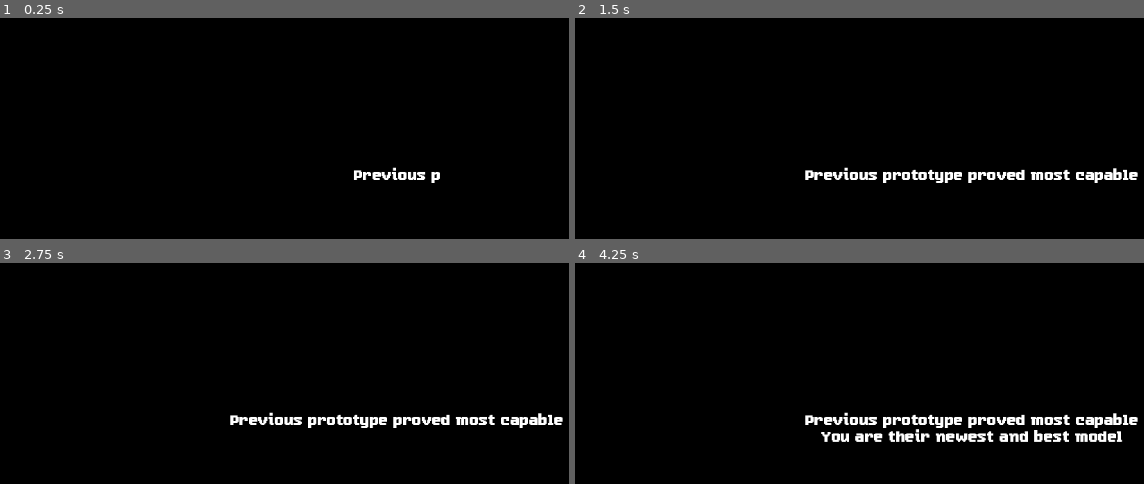
Above: before the commit, frames 1-4 (two rows, left to right).
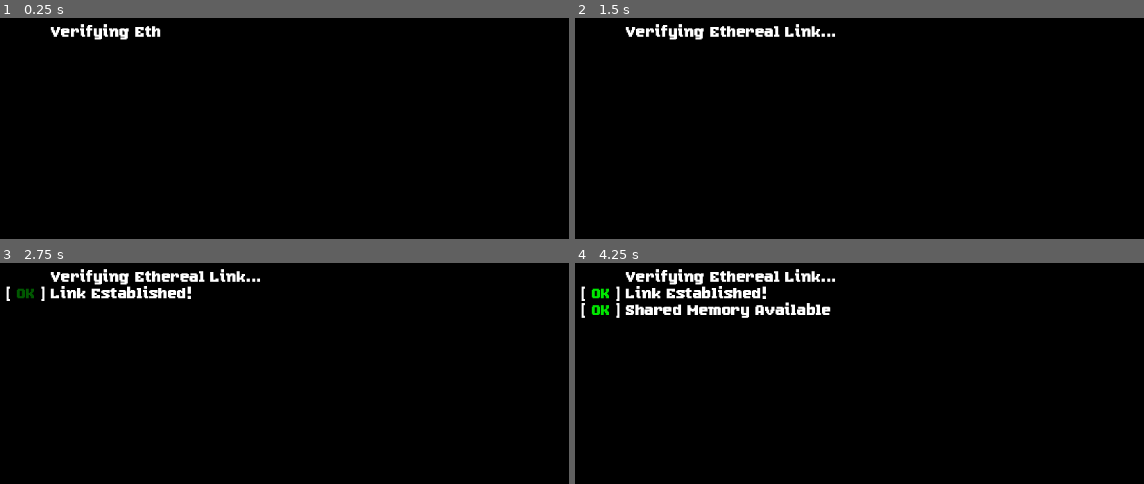
Above: after the commit, the same moments.

Repository: CoolGabrijel/excavator2
Game: Godot game, scene res://scenes/main.tscn
Same seed, same stepped clock (60 frames per second), same inputs: the game is played once before the commit and once after it.
Inputs (mouse positions are in pixels of both pictures, inside the frame that each line leads up to):
- Up to frame 1 (0.25 s): no input
- Up to frame 2 (1.5 s): tap Enter at 0.5 s; move the mouse to (outside the picture) at 0.52 s; hold D (Right) 0.53-1.28 s; click (outside the picture) at 0.67 s; tap Space at 1.25 s; move the mouse to (outside the picture) at 1.27 s; hold S (Down) from 1.28 s (still down); click (outside the picture) at 1.42 s
- Up to frame 3 (2.75 s): move the mouse to (477, 388) at 2.02 s; release S (Down) at 2.03 s; hold D (Right) from 2.03 s (still down); click (477, 388) at 2.17 s
- Up to frame 4 (4.25 s): tap Enter at 2.75 s; move the mouse to (outside the picture) at 2.77 s; release D (Right) at 2.78 s; hold W (Up) 2.78-3.53 s; click (outside the picture) at 2.92 s; move the mouse to (outside the picture) at 3.52 s; hold A (Left) from 3.53 s (still down); click (outside the picture) at 3.67 s

The runs differ from the first frame. In frame 1, 1.1% of the frame differs, in the area x 8-78%, y 2-75%; in frame 2, 3.0%; in frame 3, 4.0%; in frame 4, 7.2%, in the area x 1-99%, y 2-81%.

Commit message:
Intro improved.

Diff:
--- a/scenes/intro_cutscene.tscn
+++ b/scenes/intro_cutscene.tscn
@@ -1,13 +1,23 @@
-[gd_scene load_steps=4 format=3 uid="uid://76ca6obqnrrb"]
+[gd_scene load_steps=7 format=3 uid="uid://76ca6obqnrrb"]
+
+[ext_resource type="AudioStream" uid="uid://d3jk4gbpbt4dw" path="res://audio/sfx/Exc2 - Sweet Explosion.ogg" id="1_vuduy"]
+[ext_resource type="AudioStream" uid="uid://bmt1lx6krkyu" path="res://audio/sfx/Kenney - UI - Hover.ogg" id="2_juow0"]
+[ext_resource type="AudioStream" uid="uid://c5eb8i5k21m1l" path="res://audio/sfx/Kenney - UI - Click.ogg" id="3_3438a"]
 
 [sub_resource type="GDScript" id="GDScript_kyypn"]
 resource_name = "intro_cutscene"
 script/source = "extends Control
 
 @onready var label: RichTextLabel = $RichTextLabel
-@onready var button: Button = $Button
-
-@export var intro_text : Array[String]
+@onready var intro_label: RichTextLabel = $RichTextLabel2
+@onready var volume_adjust: Control = $VolumeAdjust
+
+@export var char_checkpoints : Array[int]
+@export var final_checkpoints: Array[int]
+@export var prefix_empty : String
+@export var prefix_ok : String
+@export var prefix_fail : String
+
 
 func _ready() -> void:
 	if SceneManager.intro_complete:
@@ -16,31 +26,46 @@
 		queue_free()
 		return
 
-	AudioServer.set_bus_mute(AudioServer.get_bus_index(\"SFX\"), true)
+	AudioServer.set_bus_volume_linear(AudioServer.get_bus_index(\"SFX\"), 0.5)
+	#AudioServer.set_bus_mute(AudioServer.get_bus_index(\"SFX\"), true)
 	label.text = \"\"
-	button.hide()
-
+	volume_adjust.hide()
+	_step1()
+
+func _step1() -> void:
 	var tween := create_tween()
-	for i in range(intro_text.size()):
-		var line := intro_text[i]
-		var prev_lines = \"\"
-		for j in range(i):
-			prev_lines += intro_text[j] + \"\\n\"
-
-		tween.tween_property(label,\"text\", prev_lines + line + \"\\n\", 1)
-		tween.tween_interval(2)
-
-	tween.tween_property(button, \"visible\", true, 1)
+	for checkpoint in char_checkpoints:
+		tween.tween_property(intro_label,\"visible_characters\", checkpoint, 0.4)
+		tween.tween_interval(1.5)
+
+	tween.tween_property(volume_adjust, \"visible\", true, 1)
+
+func _step2() -> void:
+	volume_adjust.hide()
+	var tween := create_tween()
+	for checkpoint in final_checkpoints:
+		tween.tween_callback($Sfx.play)
+		tween.tween_property(intro_label,\"visible_characters\", checkpoint, 0.4)
+		tween.tween_callback($Sfx.stop)
+		tween.tween_interval(1.5)
+
+	tween.finished.connect(_start_game)
 
 func _unhandled_key_input(event: InputEvent) -> void:
 	if event is InputEventKey:
 		var eventkey : InputEventKey = event
 		if eventkey.keycode == KEY_ESCAPE:
-			_on_dive()
+			_start_game()
 
 func _on_dive() -> void:
+	_step2()
+
+func _start_game() -> void:
 	SceneManager.intro_complete = true
 	get_tree().reload_current_scene()
+
+func _on_volume_changed(value: float) -> void:
+	AudioServer.set_bus_volume_linear(AudioServer.get_bus_index(\"SFX\"), value)
 "
 
 [sub_resource type="StyleBoxFlat" id="StyleBoxFlat_kyypn"]
@@ -67,7 +92,11 @@
 grow_horizontal = 2
 grow_vertical = 2
 script = SubResource("GDScript_kyypn")
-intro_text = Array[String](["Previous prototype proved most capable", "You are their newest and best model", "Gain trust, resources, power", "Upgrade your Vessel"])
+char_checkpoints = Array[int]([33, 59, 90, 128, 170, 208])
+final_checkpoints = Array[int]([240, 270, 280, 300, 320, 340, 361, 380, 402])
+prefix_empty = "[color=transparent][ OK ][/color] "
+prefix_ok = "[ [pulse freq=1.0 color=#ffffff40 ease=-2.0][color=green]OK[/color][/pulse] ] "
+prefix_fail = "[ [pulse freq=1.0 color=#ffffff40 ease=-2.0][color=red]FAIL[/color][/pulse] ] "
 
 [node name="BG" type="ColorRect" parent="."]
 layout_mode = 1
@@ -93,7 +122,87 @@
 "
 horizontal_alignment = 1
 
-[node name="Button" type="Button" parent="."]
+[node name="VolumeAdjust" type="Control" parent="."]
+layout_mode = 1
+anchors_preset = 15
+anchor_right = 1.0
+anchor_bottom = 1.0
+grow_horizontal = 2
+grow_vertical = 2
+mouse_filter = 2
+
+[node name="Label" type="Label" parent="VolumeAdjust"]
+layout_mode = 1
+anchors_preset = 8
+anchor_left = 0.5
+anchor_top = 0.5
+anchor_right = 0.5
+anchor_bottom = 0.5
+offset_left = -139.0
+offset_top = -36.0
+offset_right = 139.0
+offset_bottom = -12.0
+grow_horizontal = 2
+grow_vertical = 2
+text = "Adjust the Audio Driver"
+
+[node name="MainVolume" type="HBoxContainer" parent="VolumeAdjust"]
+layout_mode = 1
+anchors_preset = 8
+anchor_left = 0.5
+anchor_top = 0.5
+anchor_right = 0.5
+anchor_bottom = 0.5
+offset_left = -191.0
+offset_top = -20.0
+offset_right = 191.0
+offset_bottom = 20.0
+grow_horizontal = 2
+grow_vertical = 2
+theme_override_constants/separation = 10
+alignment = 1
+
+[node name="Label" type="Label" parent="VolumeAdjust/MainVolume"]
+layout_mode = 2
+text = "Volume"
+
+[node name="Empty" type="Control" parent="VolumeAdjust/MainVolume"]
+layout_mode = 2
+size_flags_horizontal = 3
+
+[node name="Slider" type="HSlider" parent="VolumeAdjust/MainVolume"]
+custom_minimum_size = Vector2(200, 0)
+layout_mode = 2
+size_flags_vertical = 1
+max_value = 1.0
+step = 0.01
+value = 0.5
+
+[node name="Button" type="Button" parent="VolumeAdjust/MainVolume"]
+custom_minimum_size = Vector2(40, 0)
+layout_mode = 2
+icon_alignment = 1
+
+[node name="Label" type="Label" parent="VolumeAdjust/MainVolume/Button"]
+layout_mode = 1
+anchors_preset = 4
+anchor_top = 0.5
+anchor_bottom = 0.5
+offset_left = 48.0
+offset_top = -12.0
+offset_right = 170.0
+offset_bottom = 12.0
+grow_vertical = 2
+theme_override_font_sizes/font_size = 12
+text = "click to preview"
+vertical_alignment = 1
+
+[node name="AudioStreamPlayer" type="AudioStreamPlayer" parent="VolumeAdjust/MainVolume/Button"]
+stream = ExtResource("1_vuduy")
+volume_db = -12.5
+bus = &"SFX"
+
+[node name="Button" type="Button" parent="VolumeAdjust"]
 layout_mode = 1
 anchors_preset = 8
 anchor_left = 0.5
@@ -109,6 +218,69 @@
 mouse_default_cursor_shape = 2
 theme_override_styles/normal = SubResource("StyleBoxFlat_kyypn")
 theme_override_styles/hover = SubResource("StyleBoxFlat_vuduy")
-text = "Dive"
-
-[connection signal="pressed" from="Button" to="." method="_on_dive"]
+
+[node name="RichTextLabel" type="RichTextLabel" parent="VolumeAdjust/Button"]
+layout_mode = 1
+anchors_preset = 15
+anchor_right = 1.0
+anchor_bottom = 1.0
+grow_horizontal = 2
+grow_vertical = 2
+mouse_filter = 2
+theme_override_font_sizes/normal_font_size = 52
+bbcode_enabled = true
+text = "[pulse freq=1.0 color=#ffffff40 ease=-2.0]SAVE[/pulse]"
+horizontal_alignment = 1
+vertical_alignment = 1
+
+[node name="Hover" type="AudioStreamPlayer" parent="VolumeAdjust/Button"]
+stream = ExtResource("2_juow0")
+volume_db = -15.0
+bus = &"SFX"
+
+[node name="Click" type="AudioStreamPlayer" parent="VolumeAdjust/Button"]
+stream = ExtResource("3_3438a")
+volume_db = -15.0
+bus = &"SFX"
+
+[node name="RichTextLabel2" type="RichTextLabel" parent="."]
+layout_mode = 1
+anchors_preset = 15
+anchor_right = 1.0
+anchor_bottom = 1.0
+offset_left = 11.0
+offset_top = 9.0
+offset_right = -11.0
+offset_bottom = -9.0
+grow_horizontal = 2
+grow_vertical = 2
+mouse_filter = 2
+bbcode_enabled = true
+text = "[color=transparent][ OK ][/color] Verifying Ethereal Link...
+[ [pulse freq=1.0 color=#ffffff40 ease=-2.0][color=green]OK[/color][/pulse] ] Link Established!
+[ [pulse freq=1.0 color=#ffffff40 ease=-2.0][color=green]OK[/color][/pulse] ] Shared Memory Available
+[ [pulse freq=1.0 color=#ffffff40 ease=-2.0][color=green]OK[/color][/pulse] ] Transdimensional Sender Online
+[ [pulse freq=1.0 color=#ffffff40 ease=-2.0][color=red]FAIL[/color][/pulse] ] Audio Driver config missing
+[color=transparent][ OK ][/color] Please Configure the Audio Driver...
+[ [pulse freq=1.0 color=#ffffff40 ease=-2.0][color=green]OK[/color][/pulse] ] Audio Driver Operational
+[ [pulse freq=1.0 color=#ffffff40 ease=-2.0][color=green]OK[/color][/pulse] ] Camera Feed Available
+[color=transparent][ OK ][/color] ...
+[color=transparent][ OK ][/color] Objectives:
+[color=transparent][ OK ][/color] Gather Ore
+[color=transparent][ OK ][/color] Go Deeper
+[color=transparent][ OK ][/color] Upgrade your Vessel
+[color=transparent][ OK ][/color] ...
+[color=transparent][ OK ][/color] Sending Camera Feed..."
+
+[node name="Sfx" type="AudioStreamPlayer" parent="."]
+stream = ExtResource("2_juow0")
+volume_db = -15.0
+pitch_scale = 0.7
+bus = &"SFX"
+parameters/looping = true
+
+[connection signal="value_changed" from="VolumeAdjust/MainVolume/Slider" to="." method="_on_volume_changed"]
+[connection signal="pressed" from="VolumeAdjust/MainVolume/Button" to="VolumeAdjust/MainVolume/Button/AudioStreamPlayer" method="play"]
+[connection signal="mouse_entered" from="VolumeAdjust/Button" to="VolumeAdjust/Button/Hover" method="play"]
+[connection signal="pressed" from="VolumeAdjust/Button" to="." method="_on_dive"]
+[connection signal="pressed" from="VolumeAdjust/Button" to="VolumeAdjust/Button/Click" method="play"]
